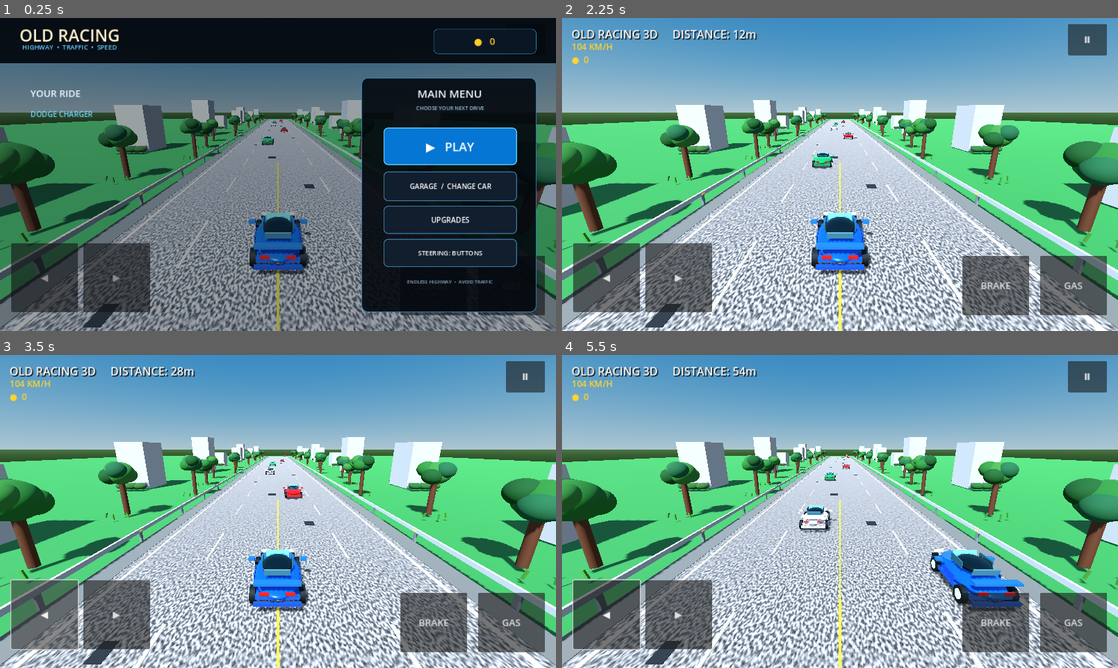
Above: before the commit, frames 1-4 (two rows, left to right).
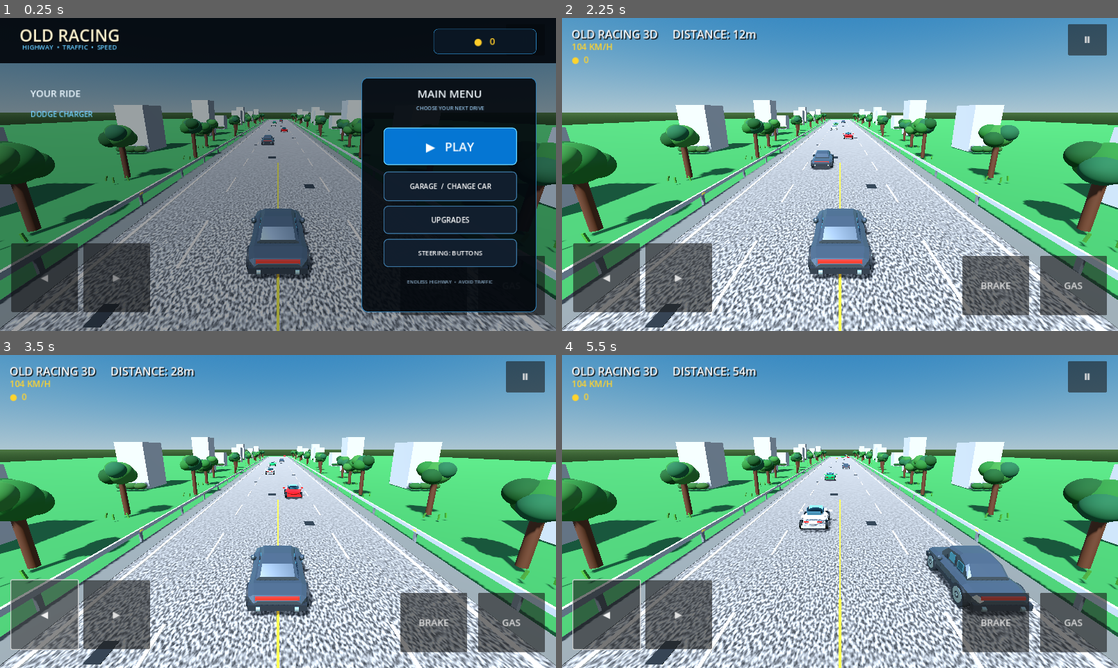
Above: after the commit, the same moments.

Repository: edtatevosiani99-create/Old-Racing
Game: Godot game, scene res://Main.tscn
Same seed, same stepped clock (60 frames per second), same inputs: the game is played once before the commit and once after it.
Inputs (mouse positions are in pixels of both pictures, inside the frame that each line leads up to):
- Up to frame 1 (0.25 s): no input
- Up to frame 2 (2.25 s): click "▶ PLAY" at 0.5 s; click "Ⅱ" at 1.25 s; click "RESUME" at 2 s
- Up to frame 3 (3.5 s): click "◀" at 2.75 s
- Up to frame 4 (5.5 s): tap Enter at 3.5 s; move the mouse to (962, 495) at 3.52 s; hold Right (ui_right) 3.53-4.25 s; click (962, 495) at 3.67 s; drag from (728, 527) to (812, 574) at 4.27 s; move the mouse to (895, 442) at 5.02 s; hold Right (ui_right) from 5.03 s (still down)

The runs differ from the first frame. In frame 1, 2.2% of the frame differs, in the area x 44-57%, y 32-84%; in frame 2, 2.5%; in frame 3, 2.3%; in frame 4, 2.6%, in the area x 50-85%, y 31-84%.

Commit message:
Connect custom Dodge Charger glTF model to garage

Diff:
--- a/godot/main.gd
+++ b/godot/main.gd
@@ -266,7 +266,7 @@
     var vehicle_paths: Array[String] = [
         "res://assets/cars/ferrari_f40.glb",
         "res://assets/cars/camaro_zl1_2017.glb",
-        "res://assets/cars/dodge_charger.glb"
+        "res://assets/cars/dodge_charger.gltf"
     ]
     var kenney_fallback_paths: Array[String] = [
         "res://assets/vehicles/race.glb",
